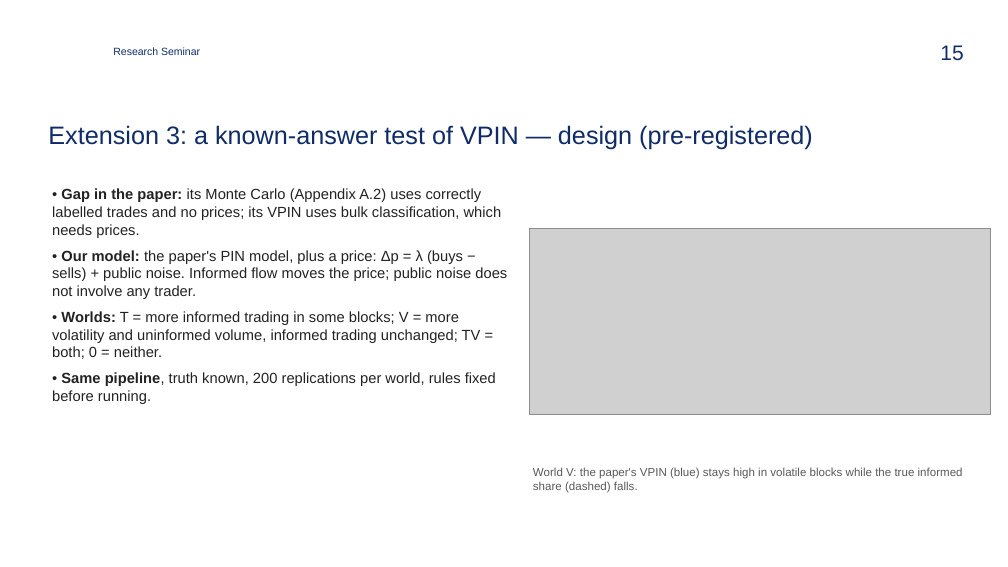
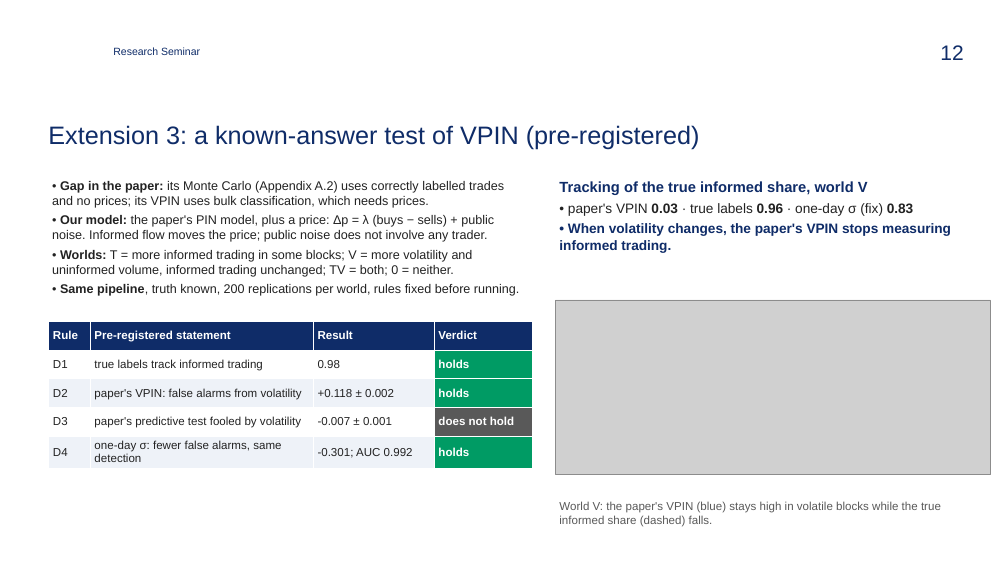
Before and after one commit to zavaz5/flow-toxicity-vpin, a slide deck: slide 12 of docs/presentation.pptx (slide 15 before the commit). Drawn at 1008x567 pixels with LibreOffice and Linux fonts; fonts in the diff are those of the drawing; grey boxes stand for pictures; background and template pictures are left out. Boxes give left, top, right and bottom in pixels: in the first picture for what was removed or moved away, otherwise in the second. Text is boxed around its words. In the diff, an @@ line names an element or a change of style, - is before the commit and + after.

```diff
--- a/docs/presentation.pptx
+++ b/docs/presentation.pptx
@@ page number at <box>940,45,963,60</box>: text changed @@
-15
+12
@@ title at <box>48,125,700,150</box>: text changed @@
-Extension 3: a known-answer test of VPIN — design (pre-registered)
+Extension 3: a known-answer test of VPIN (pre-registered)
@@ text "• Gap in the paper: ...": place and size @@
-text "• Gap in the paper: ..." at <box>52,188,507,404</box>
+text "• Gap in the paper: ..." at <box>52,181,519,296</box>
@@ text "• Gap in the paper: ..." at <box>52,181,519,296</box>: size 14 to 12 pt; less space between paragraphs @@
@@ text added at <box>559,181,951,253</box>, 13 pt, text #0F2C68, bold @@
+Tracking of the true informed share, world V
+• paper's VPIN 0.03 · true labels 0.96 · one-day σ (fix) 0.83
+• When volatility changes, the paper's VPIN stops measuring informed trading.
@@ table added at <box>48,321,532,466</box>, 5 rows, 4 columns @@
+Rule | Pre-registered statement | Result | Verdict
+D1 | true labels track informed trading | 0.98 | holds
+D2 | paper's VPIN: false alarms from volatility | +0.118 ± 0.002 | holds
+D3 | paper's predictive test fooled by volatility | -0.007 ± 0.001 | does not hold
+D4 | one-day σ: fewer false alarms, same detection | -0.301; AUC 0.992 | holds
@@ picture: place and size @@
-picture at <box>529,228,991,414</box>
+picture at <box>556,300,991,475</box>
@@ text "World V: the paper's VPIN ..." rewrapped from <box>533,467,963,493</box> to <box>559,501,941,527</box> @@
```
Also in this commit, not shown: 5 other slides changed, 1 slide added, 3 slides removed, 4 other files.
